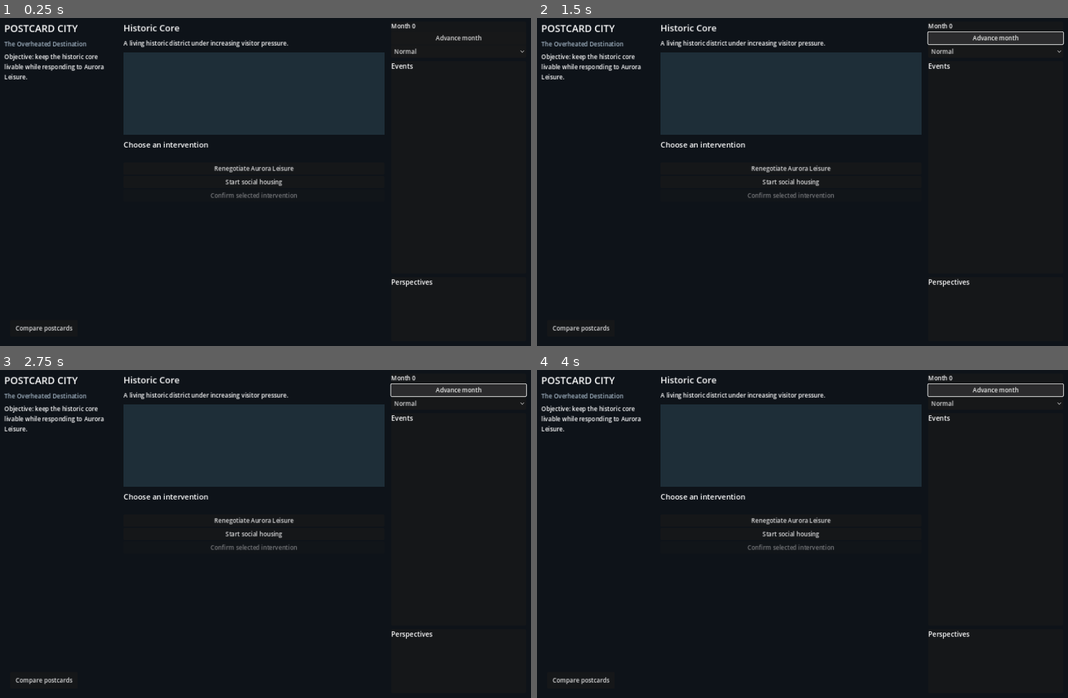
Above: before the commit, frames 1-4 (two rows, left to right).
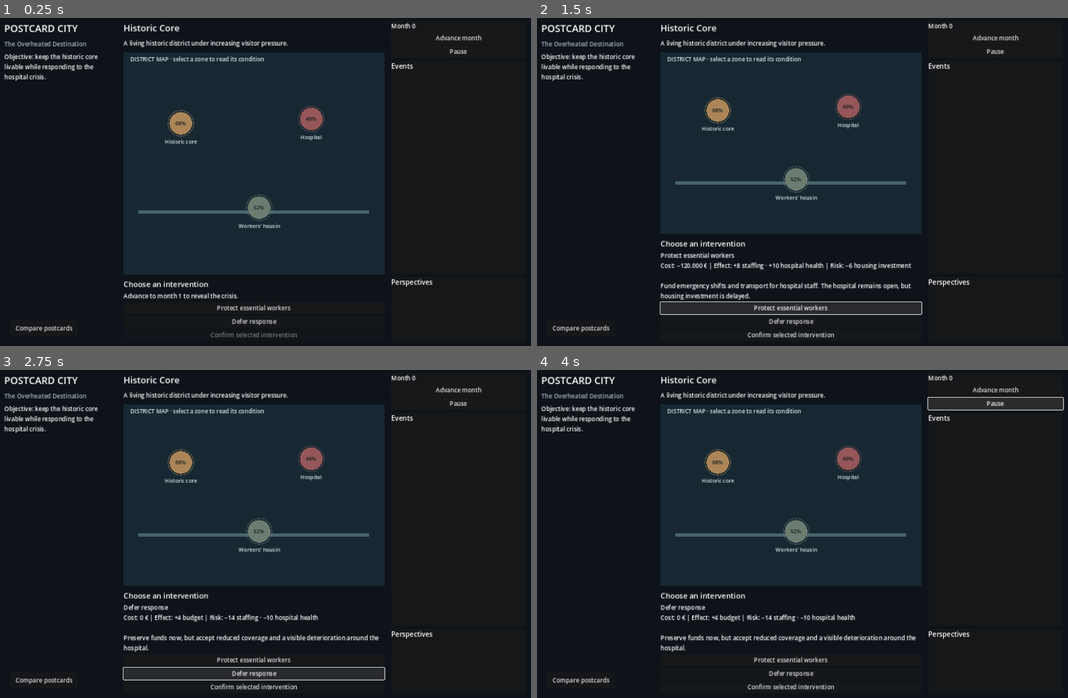
Above: after the commit, the same moments.

Repository: xabiervc/postcard-city
Game: Godot game, scene res://scenes/app/bootstrap.tscn
The game is run twice, just before and just after one commit, with the same random seed, the same clock (stepped at 60 frames per second) and the same inputs.
Inputs (mouse positions are in pixels of both pictures, inside the frame that each line leads up to):
- Up to frame 1 (0.25 s): no input
- Up to frame 2 (1.5 s): click (791, 168) at 0.5 s, where only the run before the commit has a clickable "Renegotiate Aurora Leisure"; click "Advance month" (after the commit: "Protect essential workers") at 1.25 s
- Up to frame 3 (2.75 s): click "Advance month" (after the commit: "Defer response") at 2 s
- Up to frame 4 (4 s): click "Advance month" (after the commit: "Pause") at 2.75 s; click "Advance month" (after the commit: "Resume") at 3.5 s

The runs differ from the first frame. In frame 1, 22% of the frame differs, in the area x 0-99%, y 9-98%; in frame 2, 20%; in frame 3, 20%; in frame 4, 18%.
Error before the commit: Invalid access to property or key 'pressed' on a base object of type 'null instance'. (res://scripts/gameplay.gd:22)
Error after the commit: Invalid access to property or key 'resolve_crisis' on a base object of type 'RefCounted (SimulationSession)'. (res://scripts/gameplay.gd:28)

Commit message:
Align gameplay scene nodes with controller

Diff:
--- a/godot/scenes/screens/gameplay.tscn
+++ b/godot/scenes/screens/gameplay.tscn
@@ -6,6 +6,7 @@
 [ext_resource path="res://scenes/postcard/postcard_compare.tscn" type="PackedScene" id="5"]
 [ext_resource path="res://scenes/ui/testimony_panel.tscn" type="PackedScene" id="6"]
 [ext_resource path="res://scenes/ui/crisis_panel.tscn" type="PackedScene" id="7"]
+[ext_resource path="res://scenes/ui/map_view.tscn" type="PackedScene" id="8"]
 
 [node name="Gameplay" type="Control"]
 layout_mode = 3
@@ -55,7 +56,7 @@
 [node name="Objective" type="Label" parent="MainLayout/LeftColumn"]
 layout_mode = 2
 autowrap_mode = 2
-text = "Objective: keep the historic core livable while responding to Aurora Leisure."
+text = "Objective: keep the historic core livable while responding to the hospital crisis."
 
 [node name="MetricPanel" type="VBoxContainer" parent="MainLayout/LeftColumn"]
 layout_mode = 2
@@ -75,10 +76,9 @@
 autowrap_mode = 2
 text = "A living historic district under increasing visitor pressure."
 
-[node name="DistrictPlaceholder" type="ColorRect" parent="MainLayout/MiddleColumn"]
-custom_minimum_size = Vector2(0, 220)
+[node name="MapView" parent="MainLayout/MiddleColumn" instance=ExtResource("8")]
 layout_mode = 2
-color = Color(0.12, 0.18, 0.22, 1)
+size_flags_vertical = 3
 
 [node name="DecisionPanel" type="VBoxContainer" parent="MainLayout/MiddleColumn"]
 layout_mode = 2
@@ -91,15 +91,15 @@
 [node name="Tradeoff" type="Label" parent="MainLayout/MiddleColumn/DecisionPanel"]
 layout_mode = 2
 autowrap_mode = 2
-text = ""
+text = "Advance to month 1 to reveal the crisis."
 
-[node name="Renegotiate" type="Button" parent="MainLayout/MiddleColumn/DecisionPanel"]
+[node name="ProtectWorkers" type="Button" parent="MainLayout/MiddleColumn/DecisionPanel"]
 layout_mode = 2
-text = "Renegotiate Aurora Leisure"
+text = "Protect essential workers"
 
-[node name="SocialHousing" type="Button" parent="MainLayout/MiddleColumn/DecisionPanel"]
+[node name="DeferResponse" type="Button" parent="MainLayout/MiddleColumn/DecisionPanel"]
 layout_mode = 2
-text = "Start social housing"
+text = "Defer response"
 
 [node name="Confirm" type="Button" parent="MainLayout/MiddleColumn/DecisionPanel"]
 layout_mode = 2
--- a/godot/scenes/ui/timeline_control.tscn
+++ b/godot/scenes/ui/timeline_control.tscn
@@ -16,5 +16,6 @@
 layout_mode = 2
 text = "Advance month"
 
-[node name="Speed" type="OptionButton" parent="Content"]
+[node name="Pause" type="Button" parent="Content"]
 layout_mode = 2
+text = "Pause"
--- a/godot/scripts/timeline_control.gd
+++ b/godot/scripts/timeline_control.gd
@@ -1,11 +1,22 @@
 extends PanelContainer
 
 signal advance_pressed
+signal pause_pressed
+
+var current_month: int = 0
+var paused: bool = false
 
 func _ready() -> void:
     $Content/Advance.pressed.connect(func(): advance_pressed.emit())
-    $Content/Speed.add_item("Normal")
-    $Content/Speed.add_item("Fast")
+    $Content/Pause.pressed.connect(func(): pause_pressed.emit())
 
 func set_month(month: int) -> void:
+    current_month = month
     $Content/Month.text = "Month %d" % month
+
+func set_paused(value: bool) -> void:
+    paused = value
+    $Content/Pause.text = "Resume" if paused else "Pause"
+
+func is_paused() -> bool:
+    return paused
Not shown: 1 places in godot/scenes/screens/gameplay.tscn that only renumber resources
